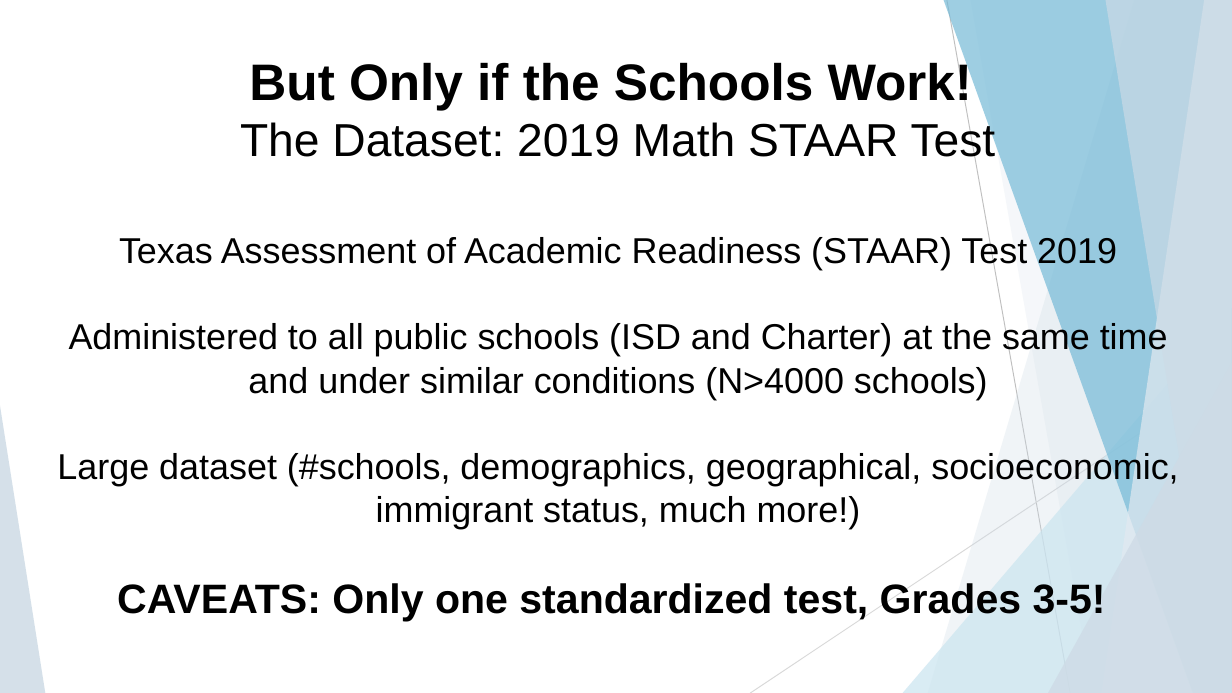
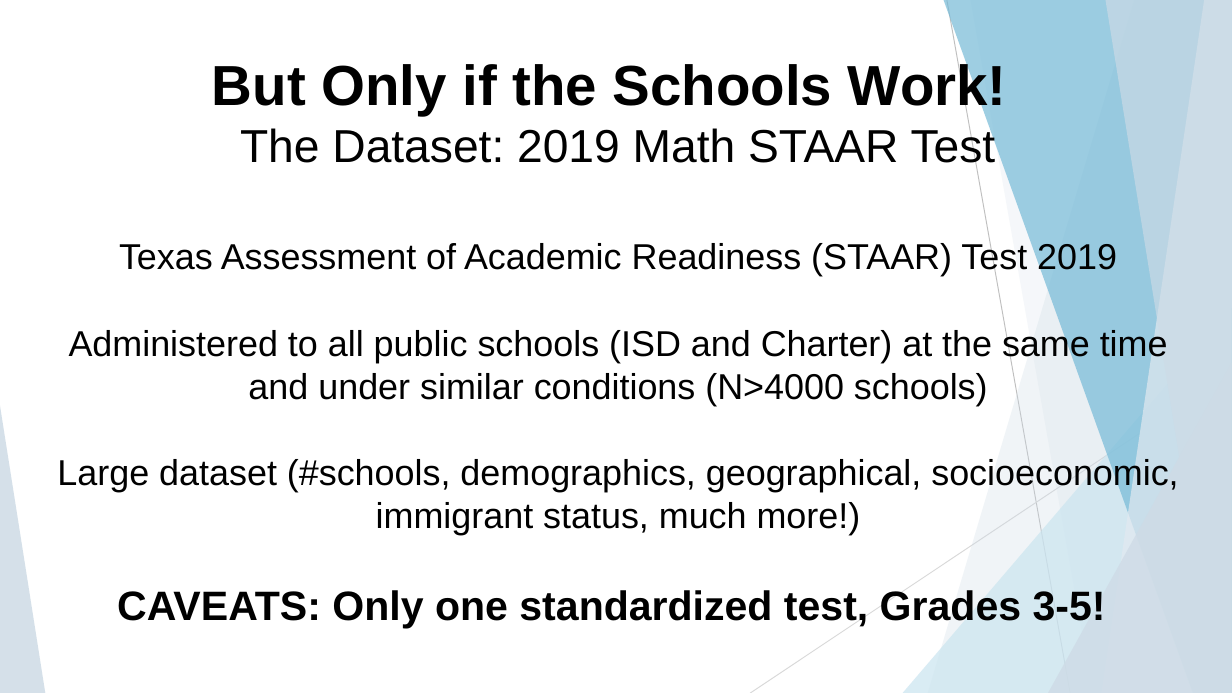
Before and after one commit to jteickholt/Team10Project1_Repo, a slide deck: slide 3 of reports/Project1_SJB_Draft1.pptx (slide 4 before the commit). Drawn at 1232x693 pixels with LibreOffice and Linux fonts; fonts in the diff are those of the drawing. Boxes give left, top, right and bottom in pixels: in the first picture for what was removed or moved away, otherwise in the second. Text is boxed around its words. In the diff, an @@ line names an element or a change of style, - is before the commit and + after.

```diff
--- a/reports/Project1_SJB_Draft1.pptx
+++ b/reports/Project1_SJB_Draft1.pptx
@@ text at (212,60,1007,115): size 40 to 44 pt in "But Only if the Schools Work!" @@
```
Also in this commit, not shown: 3 other slides changed, 3 slides added, 3 slides removed, 12 other files.
